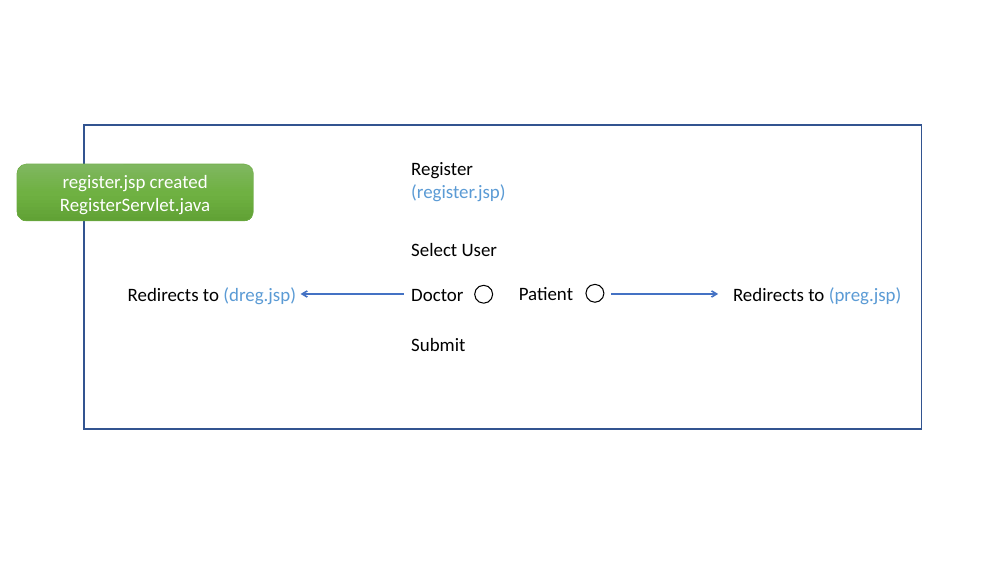
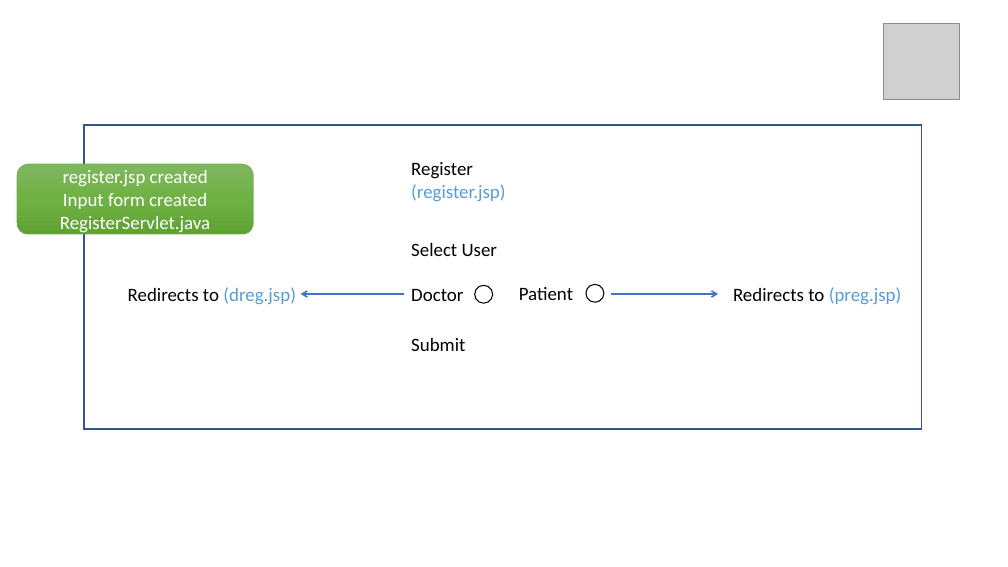
Before and after one commit to aaliceinw/ttagn2, a slide deck: slide 3 of Hospital Management Designv2.pptx. Drawn at 1008x567 pixels with LibreOffice and Linux fonts; fonts in the diff are those of the drawing; grey boxes stand for pictures. Boxes give left, top, right and bottom in pixels: in the first picture for what was removed or moved away, otherwise in the second. Text is boxed around its words. In the diff, an @@ line names an element or a change of style, - is before the commit and + after.

```diff
--- a/Hospital Management Designv2.pptx
+++ b/Hospital Management Designv2.pptx
@@ picture added at (884, 23, 960, 99) @@
@@ rounded rectangle "register.jsp created": place and size @@
-rounded rectangle "register.jsp created" at (17, 164, 253, 221)
+rounded rectangle "register.jsp created" at (17, 164, 253, 234)
@@ text in rounded rectangle at (63, 193, 207, 209): paragraph added @@
+Input form created
```
Also in this commit, not shown: 10 other slides changed, 2 slides removed, 1 other file.
